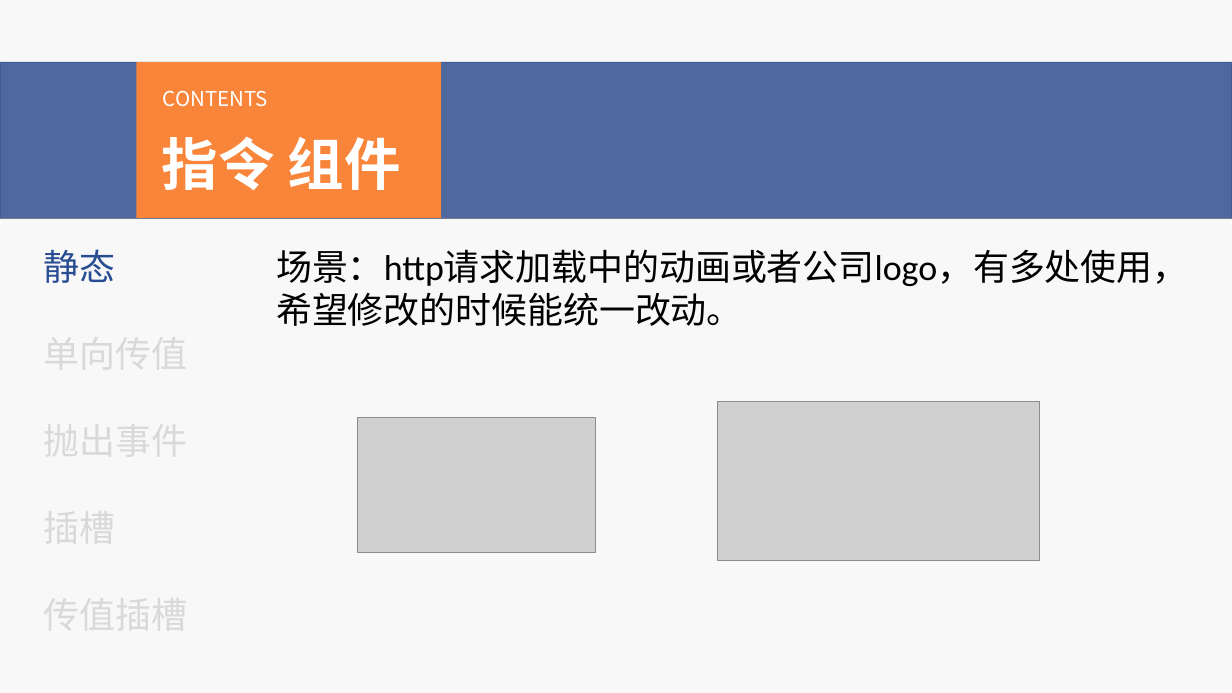
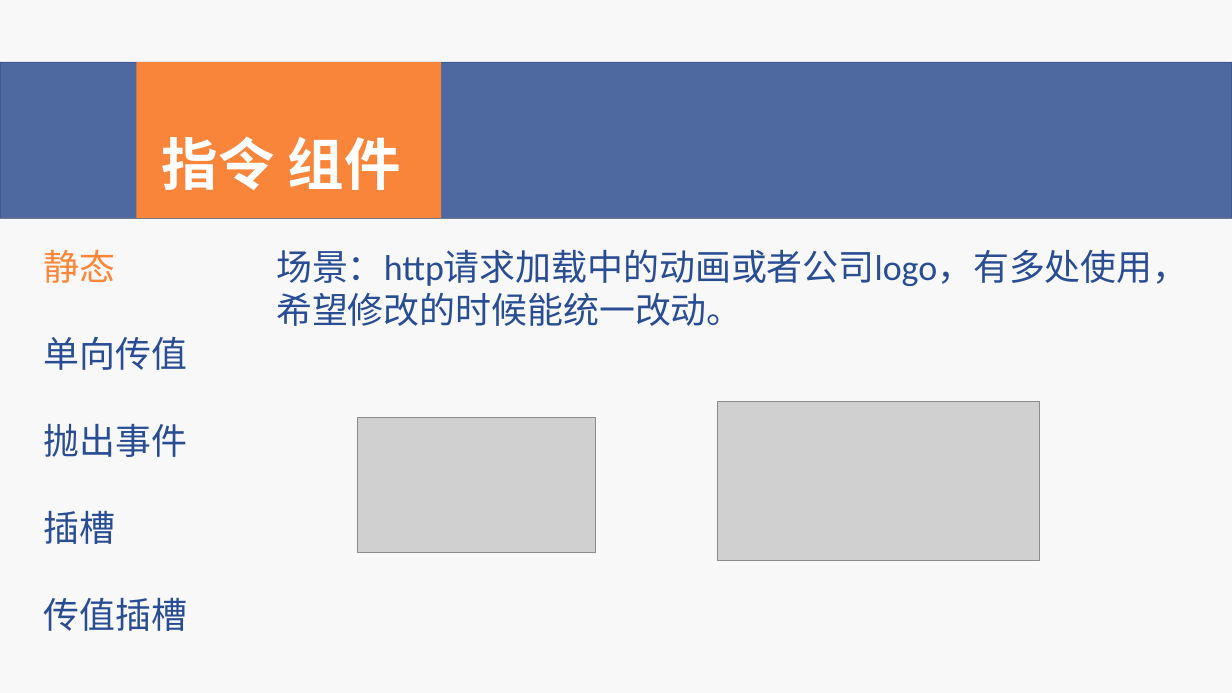
Before and after one commit to wzy4072/Vue_Jeecg_Demo, a slide deck: slide 10 of Vue基础.pptx. Drawn at 1232x693 pixels with LibreOffice and Linux fonts; fonts in the diff are those of the drawing; grey boxes stand for pictures. Boxes give left, top, right and bottom in pixels: in the first picture for what was removed or moved away, otherwise in the second. Text is boxed around its words. In the diff, an @@ line names an element or a change of style, - is before the commit and + after.

```diff
--- a/Vue基础.pptx
+++ b/Vue基础.pptx
@@ text removed at <box>163,90,268,107</box> @@
-CONTENTS
@@ text "静态" at <box>44,249,116,283</box>: text colour #284D93 to #FE8637 @@
@@ text "场景：http请求加载中的动画或者公司logo，有多处使用，希望修改的时候能统一改动。" at <box>276,249,1188,326</box>: text colour #000000 to #284D93 @@
@@ text added at <box>44,337,188,370</box>, 28 pt, text #284D93 @@
+单向传值
@@ text added at <box>44,424,188,457</box>, 28 pt, text #284D93 @@
+抛出事件
@@ text added at <box>44,511,116,544</box>, 28 pt, text #284D93 @@
+插槽
@@ text added at <box>44,598,188,631</box>, 28 pt, text #284D93 @@
+传值插槽
```
Also in this commit, not shown: 13 other slides changed, 1 slide added, 2 slides removed, 15 other files.
